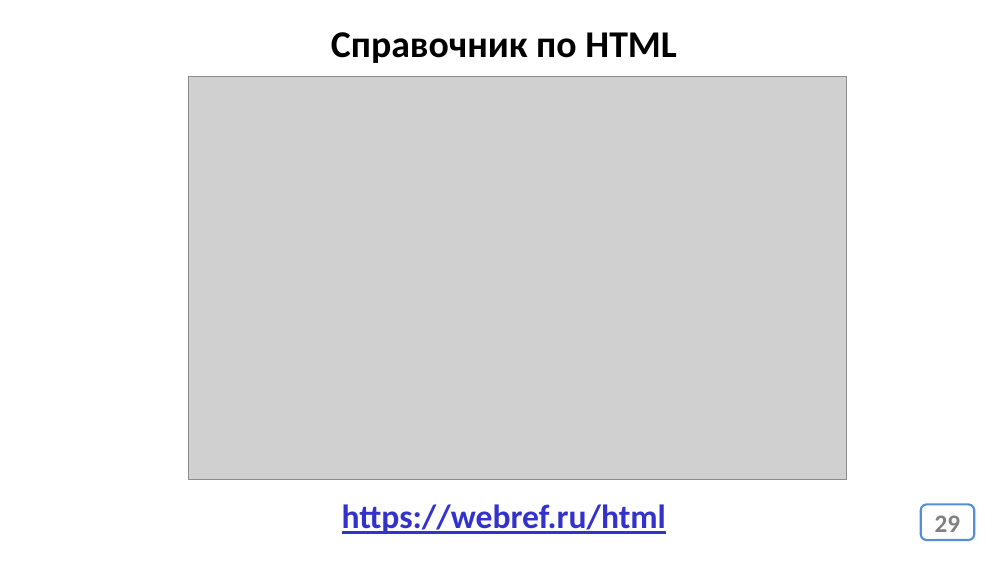
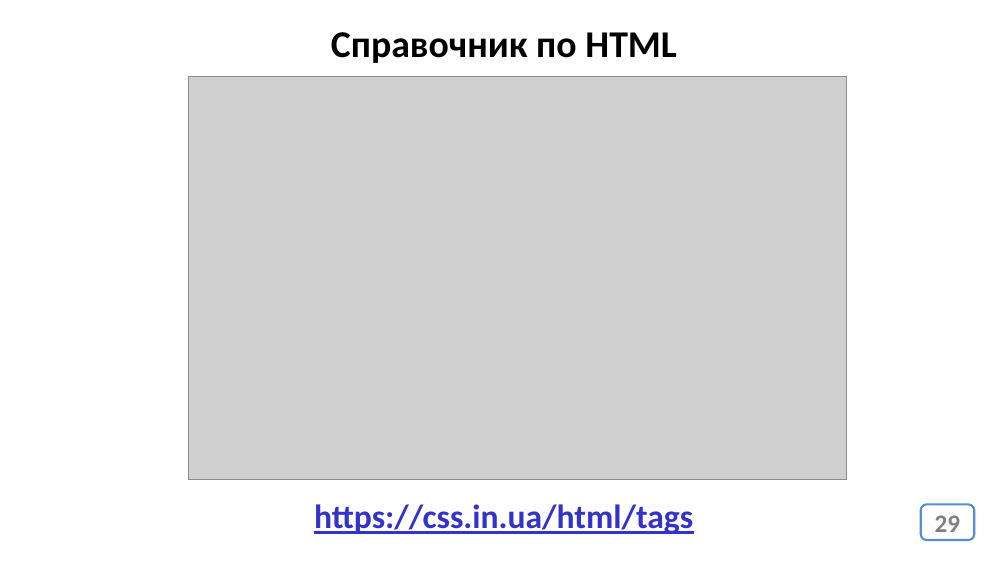
Before and after one commit to web44-ortdnipro/lesson01, a slide deck: slide 29 of lesson01.pptx. Drawn at 1008x567 pixels with LibreOffice and Linux fonts; fonts in the diff are those of the drawing; grey boxes stand for pictures. Boxes give left, top, right and bottom in pixels: in the first picture for what was removed or moved away, otherwise in the second. Text is boxed around its words. In the diff, an @@ line names an element or a change of style, - is before the commit and + after.

Commit message:
Update HTML book link

```diff
--- a/lesson01.pptx
+++ b/lesson01.pptx
@@ text at (314, 504, 693, 534): text changed @@
-https://webref.ru/html
+https://css.in.ua/html/tags
```
Also in this commit, not shown: 1 other file.
